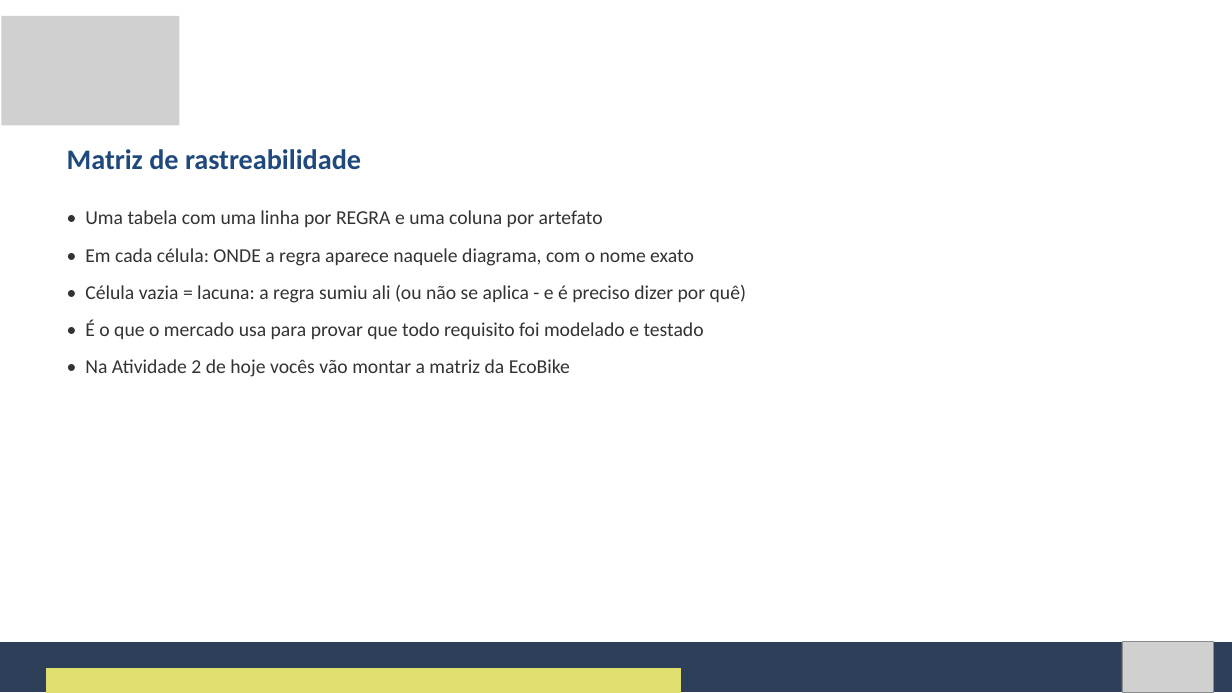
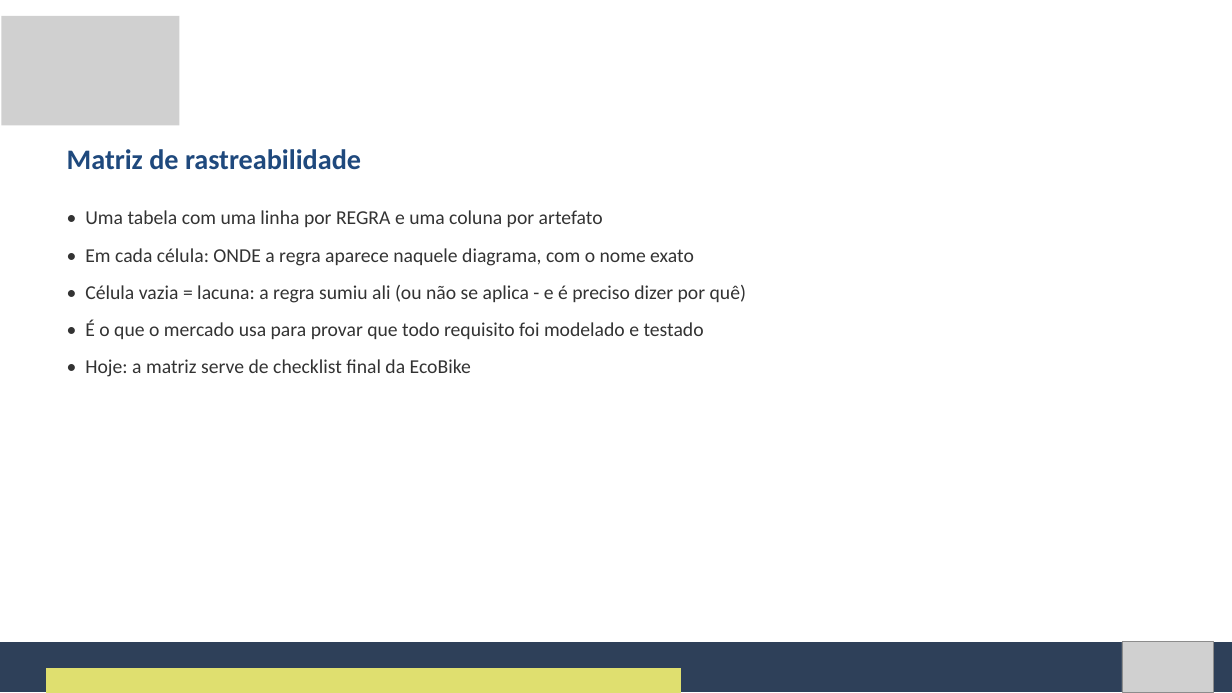
Before and after one commit to Natan20/Curso-Modelagem-De-Sistemas-Material, a slide deck: slide 32 of Aula 09 - 15-10-2026/Aula 9 - Slides.pptx. Drawn at 1232x693 pixels with LibreOffice and Linux fonts; fonts in the diff are those of the drawing; grey boxes stand for pictures. Boxes give left, top, right and bottom in pixels: in the first picture for what was removed or moved away, otherwise in the second. Text is boxed around its words. In the diff, an @@ line names an element or a change of style, - is before the commit and + after.

```diff
--- a/Aula 09 - 15-10-2026/Aula 9 - Slides.pptx
+++ b/Aula 09 - 15-10-2026/Aula 9 - Slides.pptx
@@ text at [85, 359, 471, 377]: text changed @@
-• Na Atividade 2 de hoje vocês vão montar a matriz da EcoBike
+• Hoje: a matriz serve de checklist final da EcoBike
```
Also in this commit, not shown: 12 other slides changed, 13 slides added, 25 slides removed, 2 other files.
